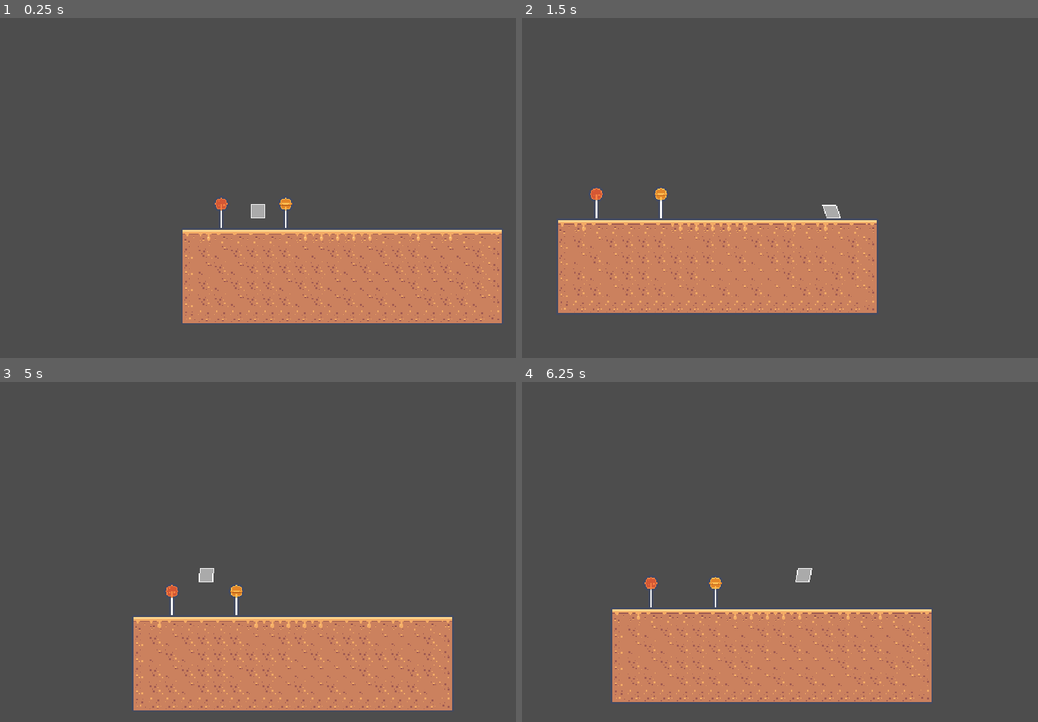
Above: before the commit, frames 1-4 (two rows, left to right).
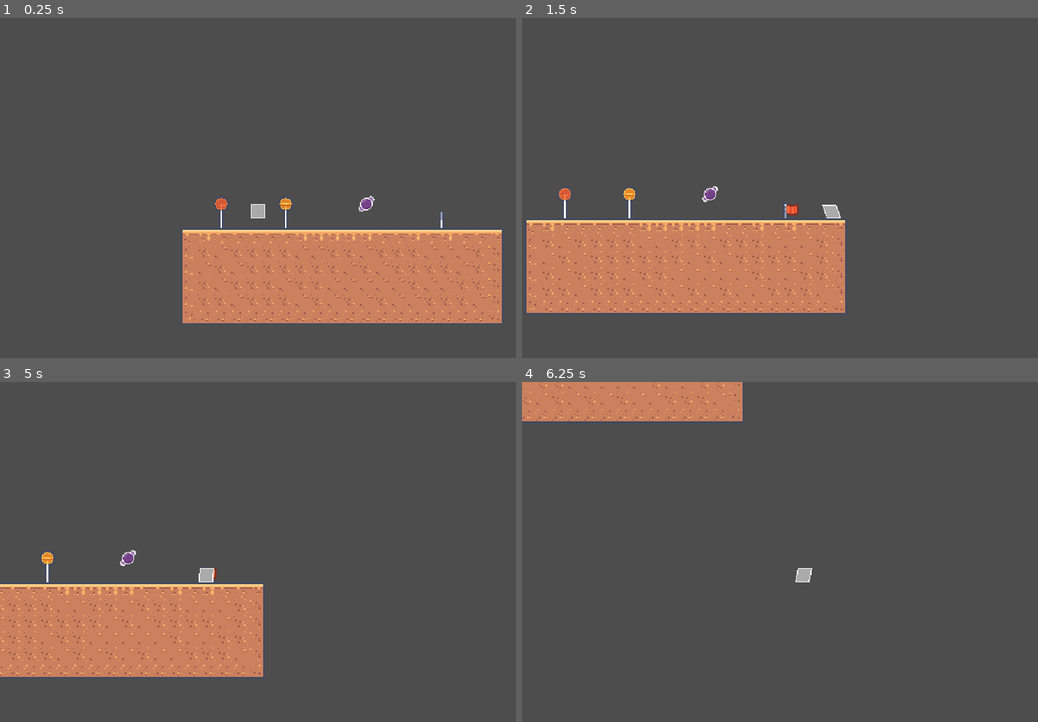
Above: after the commit, the same moments.

Repository: emarald64/sugar-rush
Game: Godot game, scene res://scenes/main/main.tscn
The game is run twice, just before and just after one commit, with the same random seed, the same clock (stepped at 60 frames per second) and the same inputs.
Inputs (mouse positions are in pixels of both pictures, inside the frame that each line leads up to):
- Up to frame 1 (0.25 s): no input
- Up to frame 2 (1.5 s): tap Enter at 0.5 s; move the mouse to (893, 191) at 0.52 s; hold Space (jump) 0.53-1.28 s; hold D (move_right) from 0.53 s (still down); click (893, 191) at 0.67 s; move the mouse to (676, 228) at 1.27 s; tap Alt at 1.35 s
- Up to frame 3 (5 s): tap Space (jump) at 1.52, 1.55, 1.82, 2.85, 3.02, 3.32, 4.52, 4.55, 4.82 s; move the mouse to (309, 490) at 2.02 s; release D (move_right) at 2.03 s; hold A (move_left) 2.03-2.78 s; hold Space (jump) 2.03-2.78 s; tap Shift at 2.1, 4.35 s; move the mouse to (232, 654) at 2.77 s; hold D (move_right) 2.78-4.28 s; click (232, 654) at 2.92 s; move the mouse to (412, 633) at 3.52 s; hold Space (jump) 3.53-4.28 s; tap Alt at 3.6 s; tap R (respawn) at 4.15 s; move the mouse to (103, 518) at 4.27 s; hold A (move_left) from 4.28 s (still down)
- Up to frame 4 (6.25 s): move the mouse to (805, 575) at 5.02 s; release A (move_left) at 5.03 s; hold D (move_right) 5.03-5.78 s; hold Space (jump) 5.03-5.78 s; click (805, 575) at 5.17 s; move the mouse to (702, 477) at 5.77 s; hold A (move_left) from 5.78 s (still down); tap Alt at 5.85 s; tap Space (jump) at 6.02, 6.05 s

The runs differ from the first frame. In frame 1, 0.1% of the frame differs, in the area x 69-86%, y 52-62%; in frame 2, 5.5%; in frame 3, 23%, in the area x 0-88%, y 49-97%; in frame 4, 22%.

Commit message:
added candy pickup

Diff:
--- a/project.godot
+++ b/project.godot
@@ -25,6 +25,10 @@
 [editor_plugins]
 
 enabled=PackedStringArray("res://addons/godot_super-wakatime/plugin.cfg")
+
+[global_group]
+
+"enable on respawn"=""
 
 [input]
 
@@ -57,6 +61,7 @@
 2d_physics/layer_1="wall"
 2d_physics/layer_2="death"
 2d_physics/layer_3="player"
+2d_physics/layer_4="pickup"
 
 [physics]
 
--- a/scenes/checkpoint/checkpoint.gd
+++ b/scenes/checkpoint/checkpoint.gd
@@ -3,6 +3,7 @@
 var active:=false;
 
 func activate(player: Player) -> void:
+	player.on_checkpoint()
 	if not active:
 		var old_cp=player.current_cp
 		if old_cp is Checkpoint:
--- a/scenes/main/main.tscn
+++ b/scenes/main/main.tscn
@@ -4,6 +4,7 @@
 [ext_resource type="PackedScene" uid="uid://bbblyv3dtttqm" path="res://scenes/player/player.tscn" id="2_iuonh"]
 [ext_resource type="Texture2D" uid="uid://j1b17fxuox0r" path="res://assets/kenney_pixel-platformer-food-expansion/Tilemap/tilemap.png" id="2_k2fmo"]
 [ext_resource type="PackedScene" uid="uid://bd4tdut28lsa0" path="res://scenes/checkpoint/checkpoint.tscn" id="3_l3cfh"]
+[ext_resource type="PackedScene" uid="uid://cvw16ycg0vnrs" path="res://scenes/pickup/pickup.tscn" id="4_6q06x"]
 
 [sub_resource type="TileSetAtlasSource" id="TileSetAtlasSource_iuonh"]
 texture = ExtResource("1_hyk8p")
@@ -398,6 +399,7 @@
 
 [sub_resource type="TileSetScenesCollectionSource" id="TileSetScenesCollectionSource_6q06x"]
 scenes/1/scene = ExtResource("3_l3cfh")
+scenes/2/scene = ExtResource("4_6q06x")
 
 [sub_resource type="TileSet" id="TileSet_k2fmo"]
 tile_size = Vector2i(18, 18)
@@ -423,7 +425,7 @@
 
 [node name="TileMapLayer" type="TileMapLayer" parent="." unique_id=486138540]
 position = Vector2(1, 0)
-tile_map_data = PackedByteArray("AAAUAAEAAQADAAEAAAATAAEAAQA …(1920 unchanged characters)… JAAAAAAADAAAAAQAIAAEAAAADAP//AQAIAAAAAAA=")
+tile_map_data = PackedByteArray("AAAUAAEAAQADAAEAAAATAAEAAQA …(1920 unchanged characters)… JAAAAAAADAAAAAQAIAAEAAAADAP//AQAIAAAAAAAMAP//AgAAAAAAAgARAAAAAgAAAAAAAQA=")
 tile_set = SubResource("TileSet_k2fmo")
 
 [node name="Player" parent="." unique_id=2106077790 instance=ExtResource("2_iuonh")]
@@ -432,3 +434,5 @@
 [node name="Camera2D" type="Camera2D" parent="Player" unique_id=959145139]
 limit_enabled = false
 drag_horizontal_enabled = true
+
+[connection signal="body_entered" from="TileMapLayer/Checkpoint" to="TileMapLayer/Checkpoint" method="activate"]
--- /dev/null
+++ b/scenes/pickup/pickup.gd
@@ -0,0 +1,9 @@
+extends Area2D
+
+func disable()->void:
+	hide()
+	monitorable=false
+
+func enable()->void:
+	show()
+	monitorable=true
--- /dev/null
+++ b/scenes/pickup/pickup.tscn
@@ -0,0 +1,20 @@
+[gd_scene format=3 uid="uid://cvw16ycg0vnrs"]
+
+[ext_resource type="Script" uid="uid://eb734frnoi3" path="res://scenes/pickup/pickup.gd" id="1_4yg4j"]
+[ext_resource type="Texture2D" uid="uid://xbaa346pk0dt" path="res://assets/candy.png" id="2_wktyk"]
+
+[sub_resource type="RectangleShape2D" id="RectangleShape2D_7cqbe"]
+size = Vector2(18, 18)
+
+[node name="Pickup" type="Area2D" unique_id=394415085 groups=["enable on respawn"]]
+collision_layer = 8
+collision_mask = 0
+monitoring = false
+script = ExtResource("1_4yg4j")
+metadata/pickup = &"candy"
+
+[node name="Sprite2D" type="Sprite2D" parent="." unique_id=697170336]
+texture = ExtResource("2_wktyk")
+
+[node name="CollisionShape2D" type="CollisionShape2D" parent="." unique_id=1527372332]
+shape = SubResource("RectangleShape2D_7cqbe")
--- a/scenes/player/player.gd
+++ b/scenes/player/player.gd
@@ -9,22 +9,27 @@
 const MAX_FALL_SPEED=1000;
 const WALL_JUMP_VELOCITY=Vector2(175,-300);
 const WALL_SLIDE_SPEED=75;
+const SUGAR_RUSH_MULT=2
 
 var wall_normal:=0
 @export var animating:=false
 var jumpTime:=0.0
 var started_timer:=false
 var hasJumped:=false
-@export var can_wall_jump:=true;
+@export var can_wall_jump:=true
 
 @onready var current_cp:Node2D=$StartPos
 
 func _ready()->void:
 	$StartPos.position=global_position
 
+func _process(delta: float) -> void:
+	$TextureProgressBar.value=$"sugar rush timer".time_left
+	$TextureProgressBar.tint_progress=Color.from_hsv($"sugar rush timer".time_left/6,1,1)
+
 func _physics_process(delta: float) -> void:
 	if Input.is_action_just_pressed("respawn") and not animating:
-		$AnimationPlayer.play(&"death")
+		play_respawn_animation()
 
 	if not is_on_floor():
 		#if $AnimatedSprite2D.frame==0 or jumpTime<maxJumpTime:$AnimatedSprite2D.frame=2
@@ -65,9 +70,9 @@
 				#$"wall jump leiency".start()a
 				velocity.y=minf(velocity.y,WALL_SLIDE_SPEED)
 			else:
-				velocity.x = clampf(velocity.x+(direction * ACCEL * delta * (1 if signf(direction)==signf(velocity.x) else STOP_MULT)),-MAX_SPEED,MAX_SPEED)
+				velocity.x = clampf(velocity.x+(direction * ACCEL * delta * (1 if signf(direction)==signf(velocity.x) else STOP_MULT)) * (1 if $"sugar rush timer".is_stopped() else SUGAR_RUSH_MULT),-MAX_SPEED * (1 if $"sugar rush timer".is_stopped() else SUGAR_RUSH_MULT),MAX_SPEED * (1 if $"sugar rush timer".is_stopped() else SUGAR_RUSH_MULT))
 		else:
-			velocity.x = move_toward(velocity.x, 0, ACCEL*delta*STOP_MULT)
+			velocity.x = move_toward(velocity.x, 0, ACCEL*delta*STOP_MULT * (1 if $"sugar rush timer".is_stopped() else SUGAR_RUSH_MULT))
 
 	if not is_on_floor():
 		wall_normal=get_wall_check_normal()
@@ -87,7 +92,25 @@
 		return -1
 	return 0
 
+func play_respawn_animation()->void:
+	$"sugar rush timer".paused=true
+	$AnimationPlayer.play(&"death")
+
 func respawn()->void:
+	$"sugar rush timer".paused=false
+	$"sugar rush timer".stop()
+	$TextureProgressBar.hide()
 	global_position=current_cp.global_position
 	$Polygon2D.scale=Vector2.ONE
 	velocity=Vector2.ZERO
+	get_tree().call_group(&"enable on respawn",&"enable")
+
+func pickup(pickup:Area2D)->void:
+	match pickup.get_meta(&"pickup"):
+		&"candy":
+			$"sugar rush timer".start()
+			$TextureProgressBar.show()
+
+func on_checkpoint()->void:
+	$"sugar rush timer".stop()
+	$TextureProgressBar.hide()
--- a/scenes/player/player.tscn
+++ b/scenes/player/player.tscn
@@ -139,6 +139,31 @@
 [sub_resource type="RectangleShape2D" id="RectangleShape2D_gmlin"]
 size = Vector2(6, 14)
 
+[sub_resource type="Gradient" id="Gradient_8afob"]
+interpolation_mode = 1
+colors = PackedColorArray(0.24, 0.24, 0.24, 1, 0.24, 0.24, 0.24, 0)
+
+[sub_resource type="GradientTexture2D" id="GradientTexture2D_dovo2"]
+gradient = SubResource("Gradient_8afob")
+width = 16
+height = 16
+fill = 1
+fill_from = Vector2(0.5, 0.5)
+fill_to = Vector2(0.5, 0)
+
+[sub_resource type="Gradient" id="Gradient_gmlin"]
+interpolation_mode = 1
+offsets = PackedFloat32Array(0, 0.997151)
+colors = PackedColorArray(1, 1, 1, 1, 1, 1, 1, 0)
+
+[sub_resource type="GradientTexture2D" id="GradientTexture2D_lvxji"]
+gradient = SubResource("Gradient_gmlin")
+width = 16
+height = 16
+fill = 1
+fill_from = Vector2(0.5, 0.5)
+fill_to = Vector2(0.5, 0)
+
 [node name="Player" type="CharacterBody2D" unique_id=2106077790]
 collision_layer = 4
 script = ExtResource("1_8afob")
@@ -155,7 +180,7 @@
 
 [node name="Hurtbox" type="Area2D" parent="." unique_id=1088502800]
 collision_layer = 0
-collision_mask = 2
+collision_mask = 10
 
 [node name="CollisionShape2D" type="CollisionShape2D" parent="Hurtbox" unique_id=862140016]
 shape = SubResource("RectangleShape2D_dovo2")
@@ -199,4 +224,22 @@
 position = Vector2(11, 0)
 shape = SubResource("RectangleShape2D_gmlin")
 
-[connection signal="body_entered" from="Hurtbox" to="AnimationPlayer" method="play" unbinds=1 binds= [&"death"]]
+[node name="sugar rush timer" type="Timer" parent="." unique_id=1824299329]
+wait_time = 5.0
+one_shot = true
+
+[node name="TextureProgressBar" type="TextureProgressBar" parent="." unique_id=1695372338]
+visible = false
+offset_left = -8.0
+offset_top = -26.0
+offset_right = 8.0
+offset_bottom = -10.0
+max_value = 5.0
+step = 0.0
+fill_mode = 4
+texture_under = SubResource("GradientTexture2D_dovo2")
+texture_progress = SubResource("GradientTexture2D_lvxji")
+
+[connection signal="area_entered" from="Hurtbox" to="." method="pickup"]
+[connection signal="body_entered" from="Hurtbox" to="." method="play_respawn_animation" unbinds=1]
+[connection signal="timeout" from="sugar rush timer" to="." method="play_respawn_animation"]
Binary file added: assets/candy.png
Not shown, added: assets/candy.png.import
Not shown, added: scenes/pickup/pickup.gd.uid
Not shown, added: assets/candy.pxo
